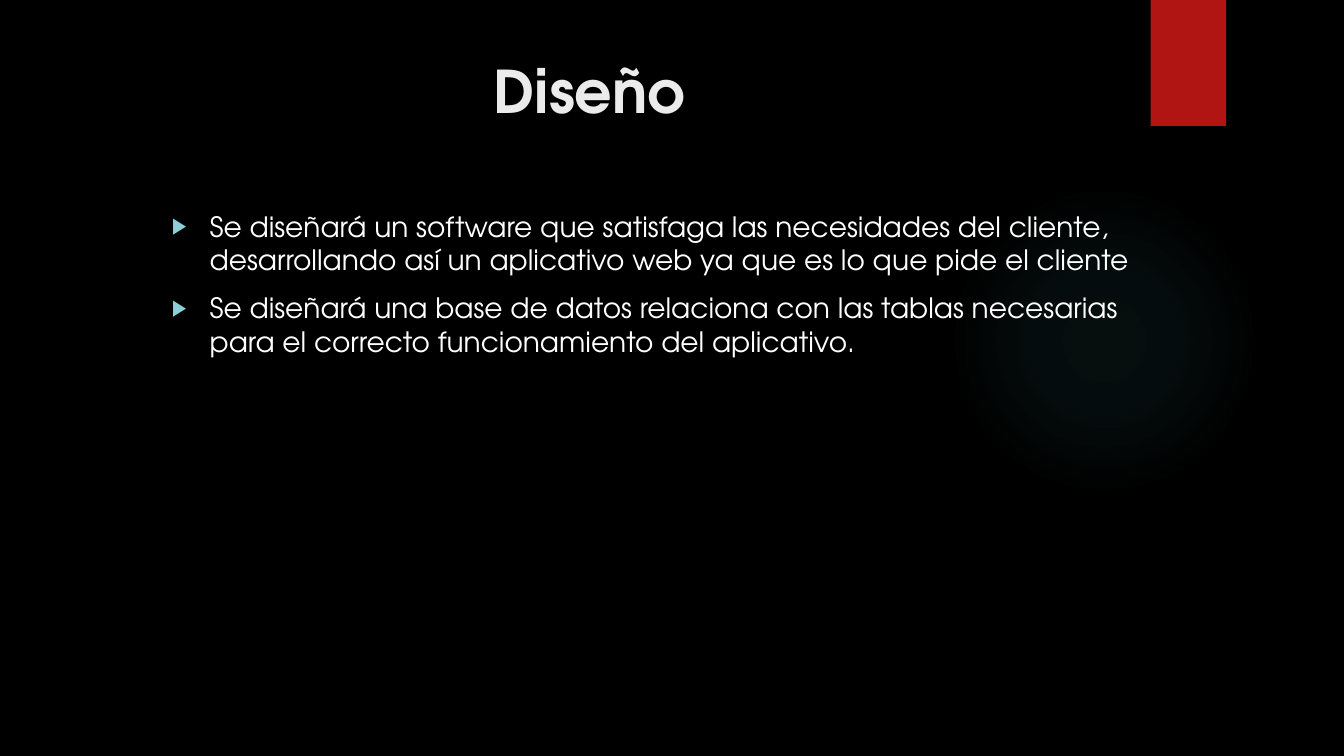
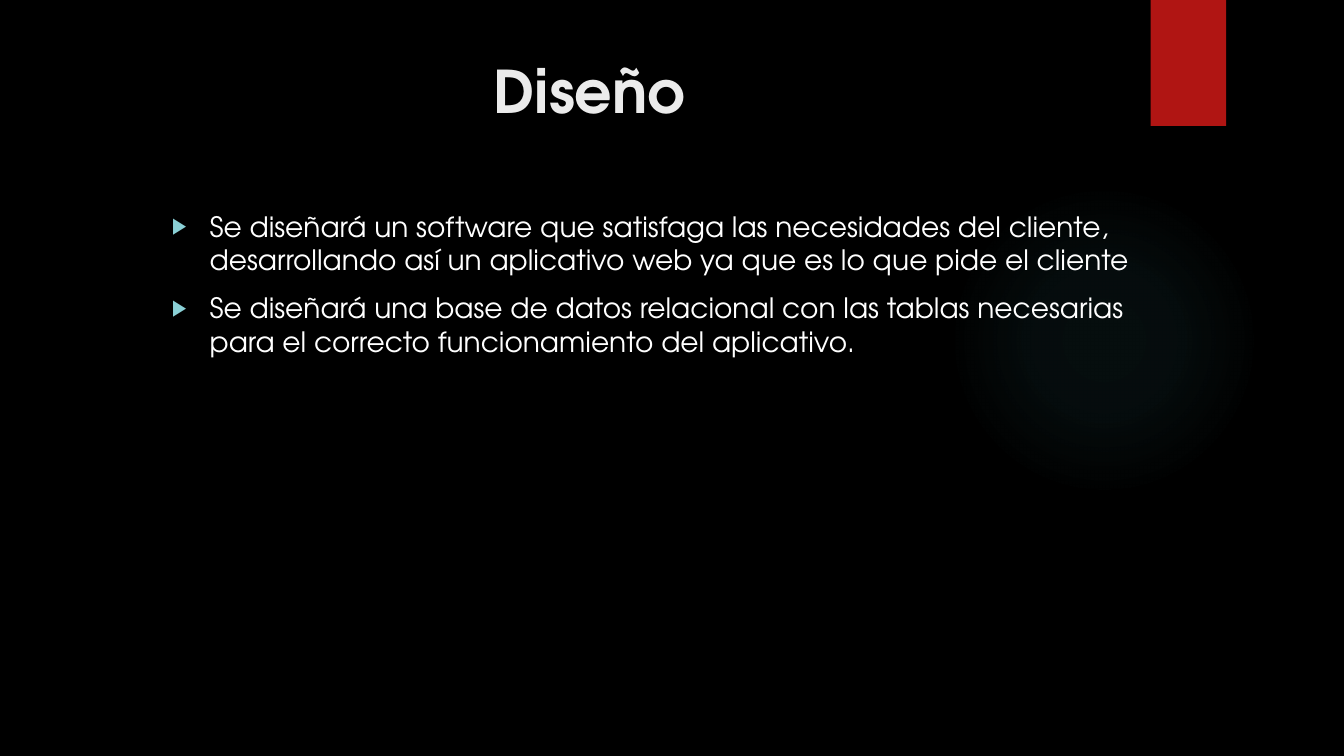
Before and after one commit to JairoVargasGonzalez/Tecno, a slide deck: slide 4 of ProjectoAplicacionesIIReparado/DocumentaciónYVideo/CICLO DE VIDA DEL SOFTWARE.pptx. Drawn at 1344x756 pixels with LibreOffice and Linux fonts; fonts in the diff are those of the drawing; background and template pictures are left out. Boxes give left, top, right and bottom in pixels: in the first picture for what was removed or moved away, otherwise in the second. Text is boxed around its words. In the diff, an @@ line names an element or a change of style, - is before the commit and + after.

```diff
--- a/ProjectoAplicacionesIIReparado/DocumentaciónYVideo/CICLO DE VIDA DEL SOFTWARE.pptx
+++ b/ProjectoAplicacionesIIReparado/DocumentaciónYVideo/CICLO DE VIDA DEL SOFTWARE.pptx
@@ text at bbox=[210, 296, 1123, 358]: text changed @@
-▶ Se diseñará una base de datos relaciona con las tablas necesarias para el correcto funcionamiento del aplicativo.
+▶ Se diseñará una base de datos relacional con las tablas necesarias para el correcto funcionamiento del aplicativo.
```
Also in this commit, not shown: 5 other slides changed, 6 slides added, 6 slides removed, 3 other files.
